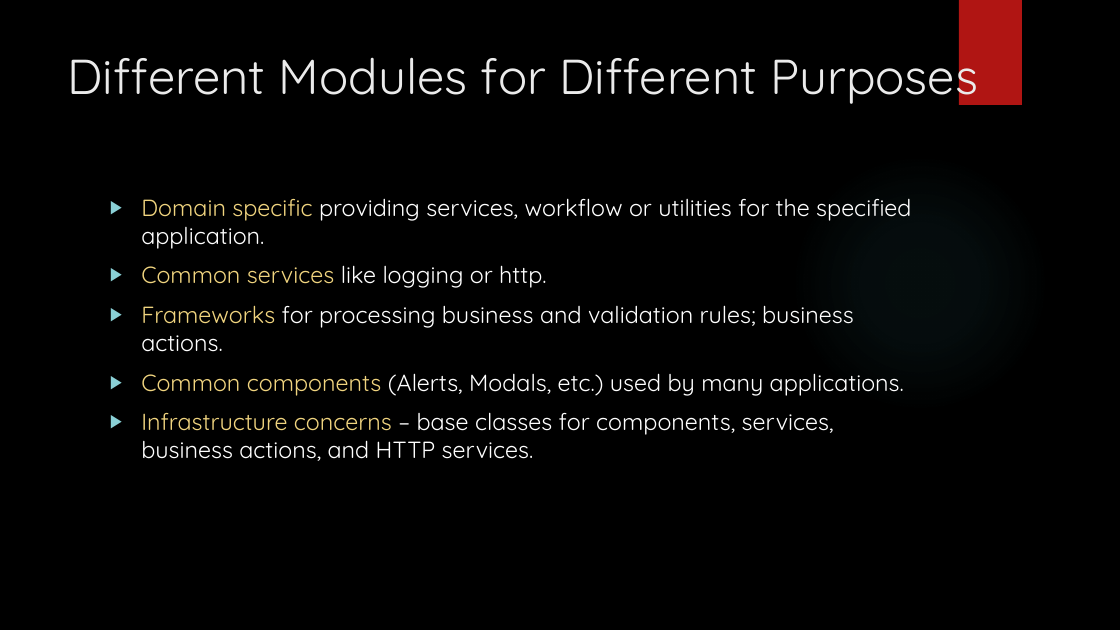
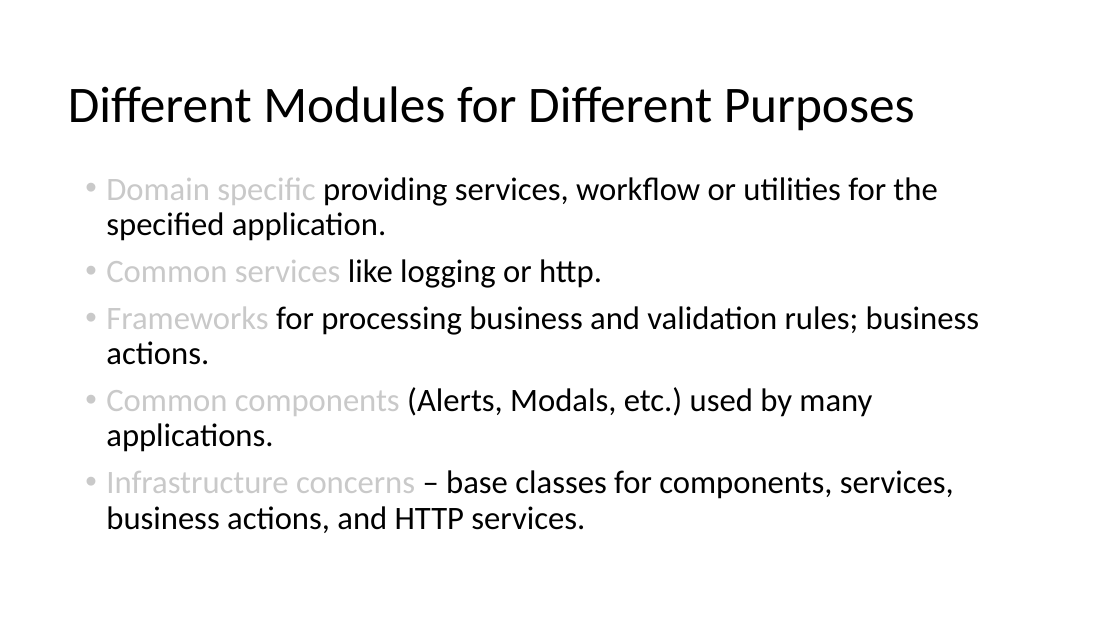
Before and after one commit to buildmotion/custom-angular-modules, a slide deck: slide 22 of presentation/custom-angular-modules.pptx. Drawn at 1120x630 pixels with LibreOffice and Linux fonts; fonts in the diff are those of the drawing; background and template pictures are left out. Boxes give left, top, right and bottom in pixels: in the first picture for what was removed or moved away, otherwise in the second. Text is boxed around its words. In the diff, an @@ line names an element or a change of style, - is before the commit and + after.

```diff
--- a/presentation/custom-angular-modules.pptx
+++ b/presentation/custom-angular-modules.pptx
@@ background picture (left out) to #FFFFFF @@
@@ rectangle removed at bbox=[959, 0, 1022, 105] @@
@@ title "Different Modules for Different Purposes" at bbox=[68, 86, 915, 131]: size 42 to 44 pt, font Quicksand to Calibri, text colour #EBEBEB to #000000; line spacing 1 to 0.9; vertical alignment top to middle @@
@@ text "Domain specific providing services, workflow ...": place and size @@
-text "Domain specific providing services, workflow ..." at bbox=[141, 198, 911, 461]
+text "Domain specific providing services, workflow ..." at bbox=[106, 177, 979, 533]
@@ text "Domain specific providing services, workflow ..." at bbox=[106, 177, 979, 533]: size 20 to 28 pt, font Quicksand to Calibri; text colour #F0D47F to #C9C9C9 in "Domain specific", "Common services", "Frameworks", "Common components" and 1 more places; text colour #FFFFFF to #000000 in "providing services, workflow or utilities for the ...", "like logging or http.", "for processing business and validation rules; business ...", "(Alerts, Modals, etc.) used by many applications." and 1 more places; bullet ▶ to •; line spacing 1 to 0.9 @@
@@ ellipse removed at bbox=[791, 154, 1049, 413] @@
```
Also in this commit, not shown: 42 other slides changed, 5 slides added, 20 slides removed, 2 other files.
